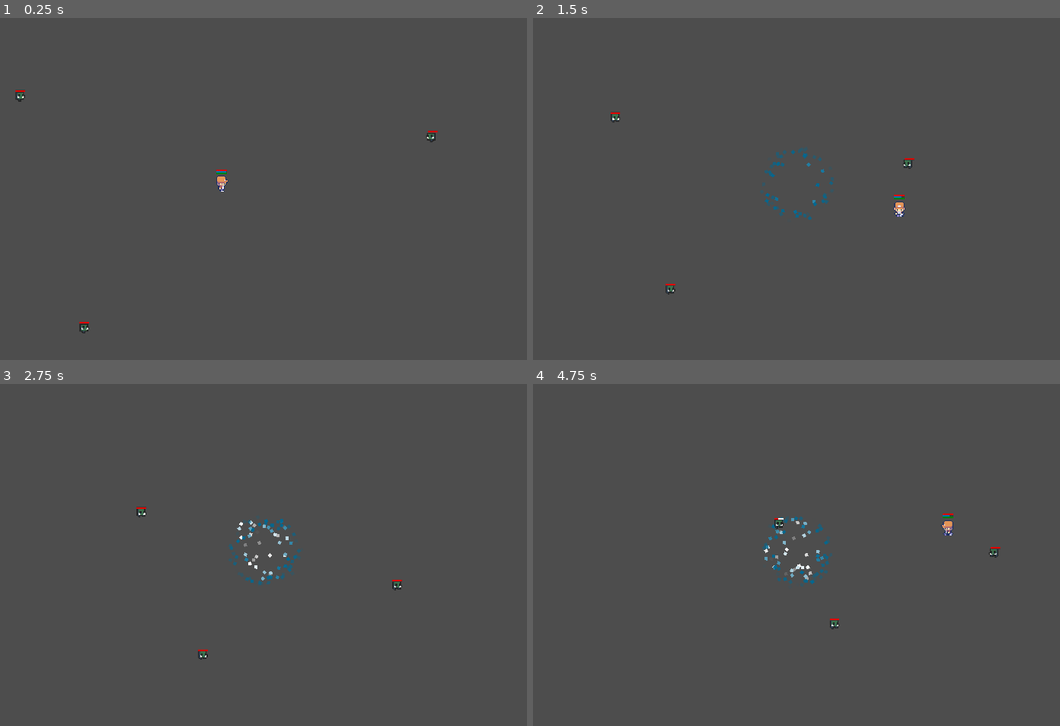
Above: before the commit, frames 1-4 (two rows, left to right).
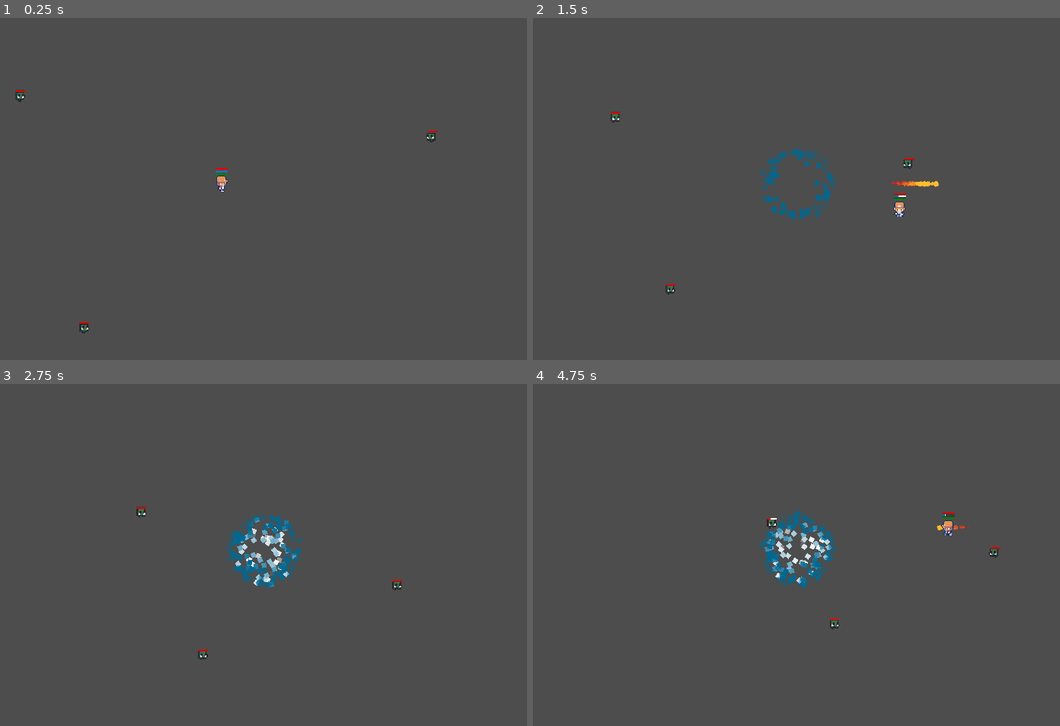
Above: after the commit, the same moments.

Repository: cewaite/manapool
Game: Godot game, scene res://scenes/demo.tscn
Same seed, same stepped clock (60 frames per second), same inputs: the game is played once before the commit and once after it.
Inputs (mouse positions are in pixels of both pictures, inside the frame that each line leads up to):
- Up to frame 1 (0.25 s): no input
- Up to frame 2 (1.5 s): move the mouse to (891, 171) at 0.52 s; press the mouse at (891, 171) at 0.53 s; hold Right (ui_right) 0.53-1.28 s; tap Q (spell3) at 0.8, 1.35 s; move the mouse to (633, 206) at 1.27 s; release the mouse at (633, 206) at 1.28 s; hold Down (ui_down) from 1.28 s (still down)
- Up to frame 3 (2.75 s): click (100, 572) at 1.55 s; move the mouse to (284, 479) at 2.02 s; release Down (ui_down) at 2.03 s; hold Right (ui_right) from 2.03 s (still down); hold Shift (dash) from 2.03 s (still down); tap Q (spell3) at 2.3 s
- Up to frame 4 (4.75 s): move the mouse to (722, 623) at 2.77 s; release Right (ui_right) at 2.78 s; release Shift (dash) at 2.78 s; hold Up (ui_up) 2.78-3.53 s; click (722, 623) at 2.85 s; move the mouse to (938, 606) at 3.52 s; hold Left (ui_left) from 3.53 s (still down); tap Q (spell3) at 3.6 s; move the mouse to (575, 503) at 4.27 s; click (575, 503) at 4.35 s

The runs differ from the first frame. In frame 1, less than 0.1% of the frame differs, in the area x 40-44%, y 43-46%; in frame 2, 0.8%; in frame 3, 1.3%; in frame 4, 1.5%, in the area x 43-83%, y 36-60%.

Commit message:
whirlpool effect

Diff:
--- a/entities/player/player.tscn
+++ b/entities/player/player.tscn
@@ -253,22 +253,22 @@
 shape = SubResource("RectangleShape2D_axjlh")
 
 [node name="HealthBar" parent="." instance=ExtResource("30_y2g36")]
-offset_left = -18.0
-offset_top = -45.0
-offset_right = 242.0
-offset_bottom = -30.0
-scale = Vector2(0.127165, 0.270699)
+offset_left = -19.0
+offset_top = -49.0
+offset_right = 241.0
+offset_bottom = -34.0
+scale = Vector2(0.144259, 0.34869)
 
 [node name="ManaBar" parent="." instance=ExtResource("31_r1fka")]
-offset_left = -18.0
-offset_top = -40.0
-offset_right = 222.0
-offset_bottom = -25.0
-scale = Vector2(0.137376, 0.272669)
+offset_left = -19.0
+offset_top = -42.0
+offset_right = 221.0
+offset_bottom = -27.0
+scale = Vector2(0.156657, 0.363728)
 
 [node name="StaminaBar" parent="." instance=ExtResource("32_gh03s")]
-offset_left = -18.0
-offset_top = -35.0
-offset_right = 222.0
-offset_bottom = -20.0
-scale = Vector2(0.137685, 0.299888)
+offset_left = -19.0
+offset_top = -34.0
+offset_right = 221.0
+offset_bottom = -19.0
+scale = Vector2(0.156957, 0.368208)
--- a/prefabs/spells/aoe_spells/whirlpool/whirlpool_effect.gd
+++ b/prefabs/spells/aoe_spells/whirlpool/whirlpool_effect.gd
@@ -1,9 +1,11 @@
 extends SpellEffect
 
-@export var pull_strength: float = 5000
+@export var slow_factor: float = 2
 
 func _process(delta):
 	super(delta)
 
 func apply_effects(enemy):
-	pass
+	enemy.speed /= slow_factor
+	await get_tree().create_timer(duration).timeout
+	enemy.speed *= slow_factor
--- a/prefabs/spells/aoe_spells/whirlpool/whirlpool_effect.tscn
+++ b/prefabs/spells/aoe_spells/whirlpool/whirlpool_effect.tscn
@@ -4,7 +4,7 @@
 [ext_resource type="Script" path="res://prefabs/spell_hitbox.gd" id="1_q1blo"]
 
 [sub_resource type="Gradient" id="Gradient_tc0ip"]
-offsets = PackedFloat32Array(0.0367893, 0.622074, 0.879599, 1)
+offsets = PackedFloat32Array(0.0702341, 0.662207, 0.943144, 1)
 colors = PackedColorArray(0, 0.411765, 0.580392, 0, 0, 0.411765, 0.580392, 1, 1, 1, 1, 1, 1, 1, 1, 0)
 
 [sub_resource type="GradientTexture1D" id="GradientTexture1D_rrhgu"]
@@ -18,16 +18,16 @@
 emission_ring_radius = 100.0
 emission_ring_inner_radius = 120.0
 spread = 0.0
-angular_velocity_min = -218.85
-angular_velocity_max = 236.1
+angular_velocity_min = 235.93
+angular_velocity_max = 235.93
 orbit_velocity_min = 0.1
-orbit_velocity_max = 0.1
+orbit_velocity_max = 0.213
 radial_velocity_min = -5.0
 radial_velocity_max = -5.0
 gravity = Vector3(0, 0, 0)
 radial_accel_min = -200.0
-scale_min = 10.0
-scale_max = 10.0
+scale_min = 15.0
+scale_max = 15.0
 color_ramp = SubResource("GradientTexture1D_rrhgu")
 
 [sub_resource type="CircleShape2D" id="CircleShape2D_mrqg6"]
@@ -36,8 +36,9 @@
 script = ExtResource("1_fn6dr")
 
 [node name="GPUParticles2D" type="GPUParticles2D" parent="."]
-amount = 100
+amount = 200
 process_material = SubResource("ParticleProcessMaterial_0eh2b")
+lifetime = 1.1
 
 [node name="SpellHitBox" type="Area2D" parent="."]
 script = ExtResource("1_q1blo")
--- a/prefabs/spells/ranged_spells/ranged_spell.gd
+++ b/prefabs/spells/ranged_spells/ranged_spell.gd
@@ -45,7 +45,12 @@
 		return null
 
 	effect_instance.position = pos
-	effect_instance.direction = aim_vector.normalized()
+
+	if aim_vector != Vector2.ZERO:
+		effect_instance.direction = aim_vector.normalized()
+	elif move_vector != Vector2.ZERO:
+		effect_instance.direction = move_vector.normalized()
+
 	effect_instance.speed = speed
 	effect_instance.damage = damage
 	effect_instance.destroy_on_hit = destroy_on_hit
@@ -60,11 +65,11 @@
 	return effect_instance
 
 # Function to check if the spell can be cast
-func can_cast_spell(aim_vector) -> bool:
+func can_cast_spell(move_vector, aim_vector) -> bool:
 	# Implement any conditions to check if the spell can be cast
 	# For example, check if the player has enough mana, if there are no interruptions,
 	# the player isn't dodging, the spell isnt on cooldown, etc.
-	if aim_vector != Vector2.ZERO and curr_cooldown == 0.0 and mana_comp.curr_mana >= mana_cost:
+	if (aim_vector != Vector2.ZERO or move_vector != Vector2.ZERO) and curr_cooldown == 0.0 and mana_comp.curr_mana >= mana_cost:
 		return true
 	else:
 		print("Cannot cast!")
--- a/prefabs/spells/spell_parent/spell_parent.gd
+++ b/prefabs/spells/spell_parent/spell_parent.gd
@@ -21,7 +21,7 @@
 
 # Function to cast the spell
 func cast_spell(move_vector, aim_vector, pos, is_players, delta):
-	if can_cast_spell(aim_vector):
+	if can_cast_spell(move_vector, aim_vector):
 		# Implement spell logic here
 		curr_cooldown = cooldown
 
@@ -54,7 +54,7 @@
 	return effect_instance
 
 # Function to check if the spell can be cast
-func can_cast_spell(aim_vector) -> bool:
+func can_cast_spell(move_vector, aim_vector) -> bool:
 	# Implement any conditions to check if the spell can be cast
 	# For example, check if the player has enough mana, if there are no interruptions,
 	# the spell isnt on cooldown, etc.
